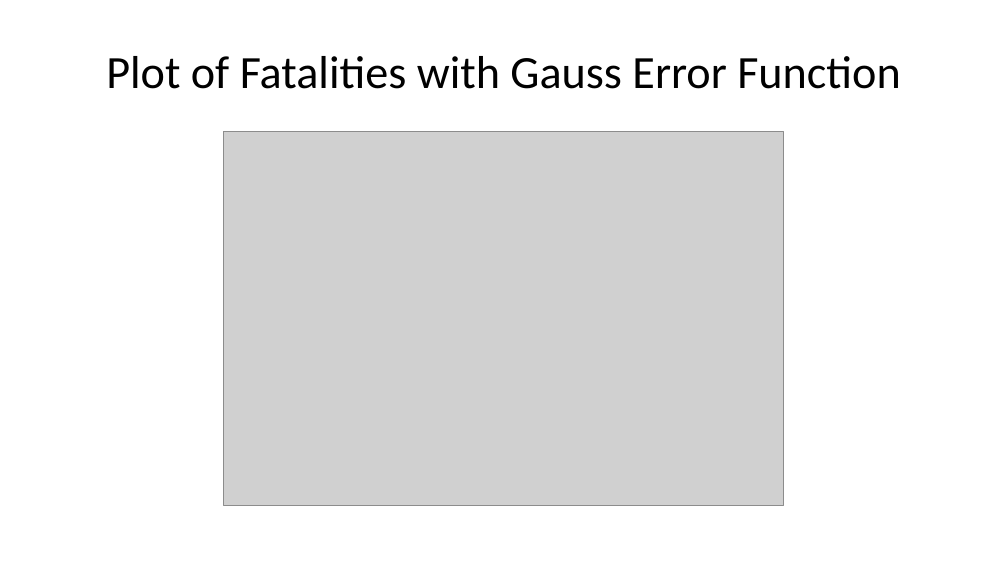
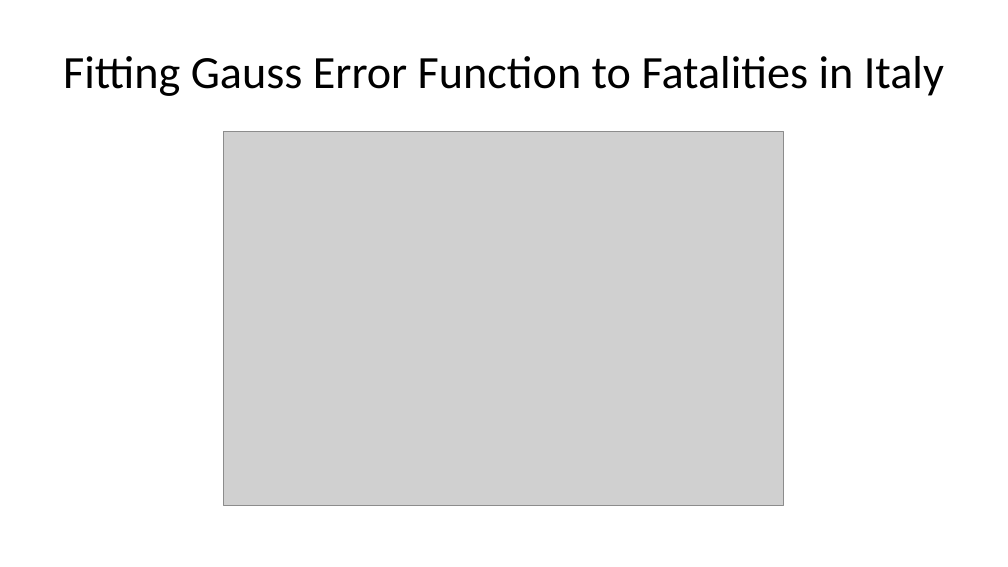
Before and after one commit to austinlackey/covid-simulations, a slide deck: slide 14 of main.pptx (slide 16 before the commit). Drawn at 1008x567 pixels with LibreOffice and Linux fonts; fonts in the diff are those of the drawing; grey boxes stand for pictures. Boxes give left, top, right and bottom in pixels: in the first picture for what was removed or moved away, otherwise in the second. Text is boxed around its words. In the diff, an @@ line names an element or a change of style, - is before the commit and + after.

```diff
--- a/main.pptx
+++ b/main.pptx
@@ title at (63,56,944,96): text changed @@
-Plot of Fatalities with Gauss Error Function
+Fitting Gauss Error Function to Fatalities in Italy
```
Also in this commit, not shown: 5 other slides changed, 4 slides added, 1 slide removed, 1 other file.
